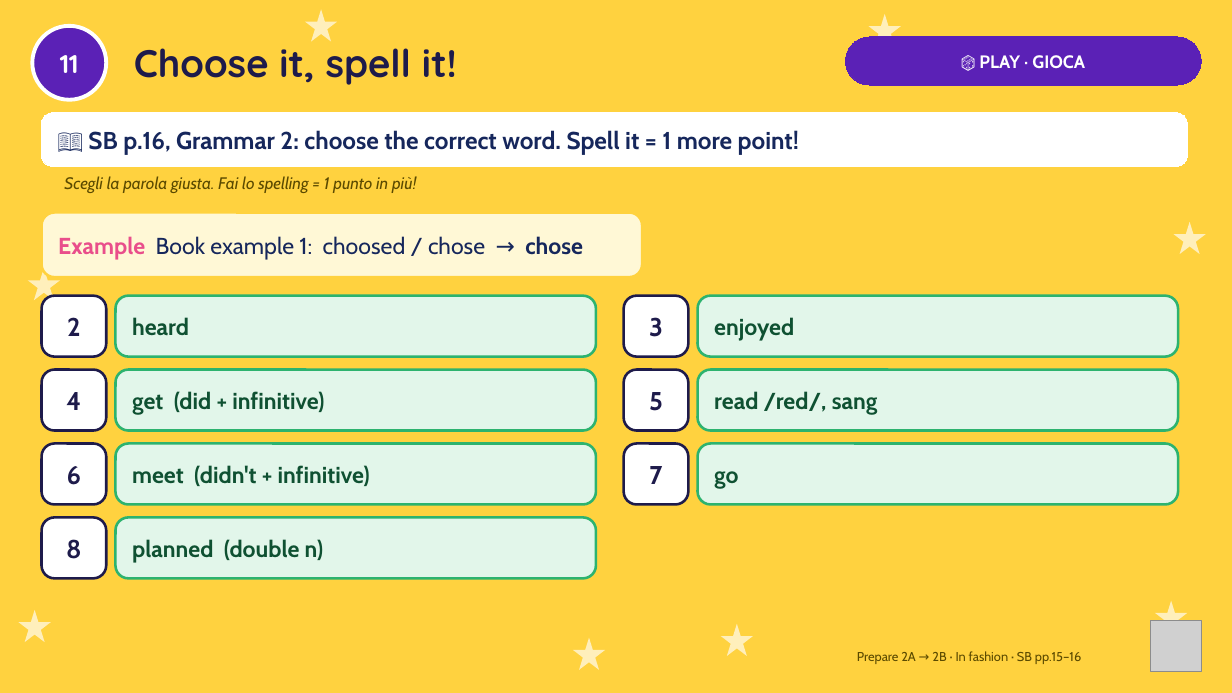
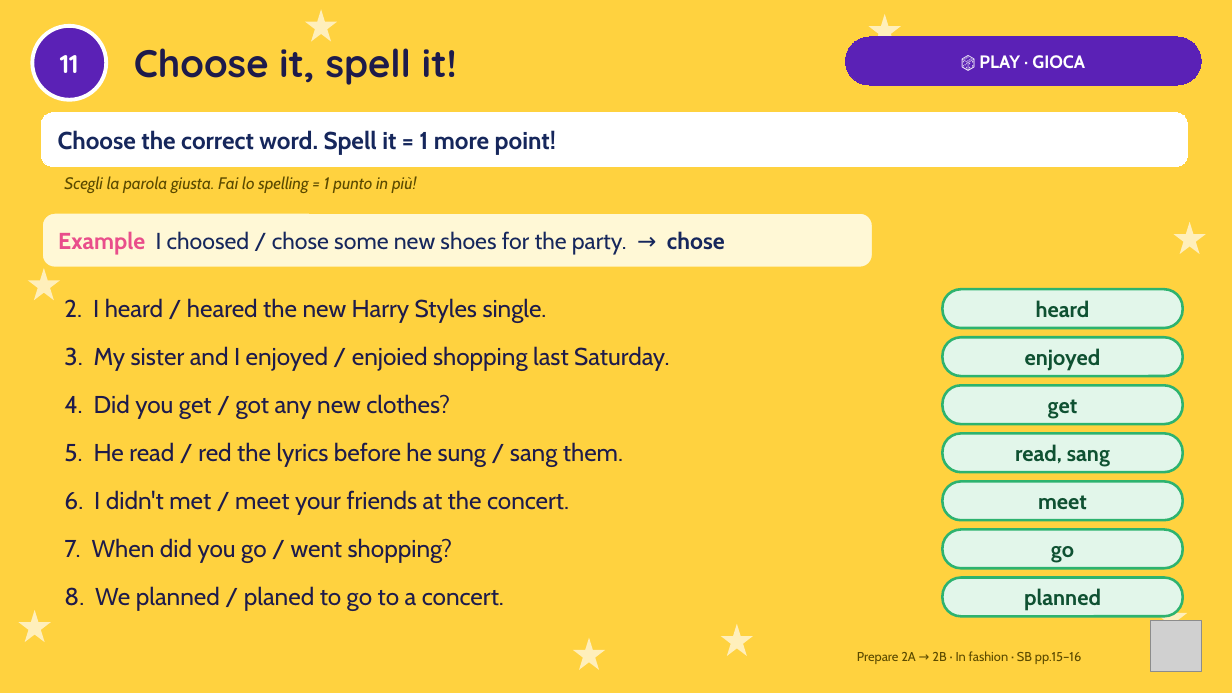
Before and after one commit to londonlanguageschool/Bagheria-, a slide deck: slide 11 of materials/PREP/PREP_2A-2B_In_fashion_then_and_now.pptx. Drawn at 1232x693 pixels with LibreOffice and Linux fonts; fonts in the diff are those of the drawing; grey boxes stand for pictures. Boxes give left, top, right and bottom in pixels: in the first picture for what was removed or moved away, otherwise in the second. Text is boxed around its words. In the diff, an @@ line names an element or a change of style, - is before the commit and + after.

```diff
--- a/materials/PREP/PREP_2A-2B_In_fashion_then_and_now.pptx
+++ b/materials/PREP/PREP_2A-2B_In_fashion_then_and_now.pptx
@@ text in rounded rectangle at [58, 130, 556, 155]: text changed @@
-📖 SB p.16, Grammar 2: choose the correct word. Spell it = 1 more point!
+Choose the correct word. Spell it = 1 more point!
@@ rounded rectangle "Example I choosed / chose ...": place and size @@
-rounded rectangle "Example I choosed / chose ..." at [42, 213, 642, 277]
+rounded rectangle "Example I choosed / chose ..." at [42, 213, 873, 268]
@@ text in rounded rectangle at [58, 231, 725, 255]: text changed @@
-Example Book example 1: choosed / chose → chose
+Example I choosed / chose some new shoes for the party. → chose
@@ rounded rectangle removed at [42, 296, 106, 357] @@
-2
@@ text added at [64, 298, 547, 323], 19 pt, text #1E1B4B @@
+2. I heard / heared the new Harry Styles single.
@@ rounded rectangle removed at [624, 296, 689, 357] @@
-3
@@ size 18 to 17 pt; alignment left to centre; proportions changed in 3 elements at [943, 337, 1183, 376], [943, 530, 1183, 568], [943, 289, 1183, 328] @@
@@ rounded rectangle "heard": place and size @@
-rounded rectangle "heard" at [116, 296, 596, 357]
+rounded rectangle "heard" at [943, 289, 1183, 328]
@@ text added at [64, 346, 669, 371], 19 pt, text #1E1B4B @@
+3. My sister and I enjoyed / enjoied shopping last Saturday.
@@ rounded rectangle "enjoyed": place and size @@
-rounded rectangle "enjoyed" at [698, 296, 1178, 357]
+rounded rectangle "enjoyed" at [943, 337, 1183, 376]
@@ rounded rectangle removed at [42, 370, 106, 431] @@
-4
@@ rounded rectangle removed at [624, 370, 689, 431] @@
-5
@@ rounded rectangle "get": place and size @@
-rounded rectangle "get" at [116, 370, 596, 431]
+rounded rectangle "get" at [943, 385, 1183, 424]
@@ text added at [64, 394, 450, 419], 19 pt, text #1E1B4B @@
+4. Did you get / got any new clothes?
@@ text in rounded rectangle at [1048, 399, 1078, 419]: text changed; size 18 to 17 pt @@
-get (did + infinitive)
+get
@@ rounded rectangle removed at [42, 444, 106, 505] @@
-6
@@ text added at [64, 442, 623, 467], 19 pt, text #1E1B4B @@
+5. He read / red the lyrics before he sung / sang them.
@@ rounded rectangle removed at [624, 444, 689, 505] @@
-7
@@ rounded rectangle "read, sang": place and size @@
-rounded rectangle "read, sang" at [698, 370, 1178, 431]
+rounded rectangle "read, sang" at [943, 433, 1183, 472]
@@ text in rounded rectangle at [1015, 444, 1110, 467]: text changed; size 18 to 17 pt @@
-read /red/, sang
+read, sang
@@ text added at [64, 490, 569, 515], 19 pt, text #1E1B4B @@
+6. I didn't met / meet your friends at the concert.
@@ proportions changed in 5 elements at [943, 433, 1183, 472], [42, 213, 873, 268], [943, 385, 1183, 424], [943, 578, 1183, 616], [943, 482, 1183, 520] @@
@@ rounded rectangle "meet": place and size @@
-rounded rectangle "meet" at [116, 444, 596, 505]
+rounded rectangle "meet" at [943, 482, 1183, 520]
@@ text in rounded rectangle at [1038, 495, 1087, 510]: text changed; size 18 to 17 pt @@
-meet (didn't + infinitive)
+meet
@@ rounded rectangle removed at [42, 518, 106, 579] @@
-8
@@ text added at [64, 538, 452, 563], 19 pt, text #1E1B4B @@
+7. When did you go / went shopping?
@@ rounded rectangle "go": place and size @@
-rounded rectangle "go" at [698, 444, 1178, 505]
+rounded rectangle "go" at [943, 530, 1183, 568]
@@ text added at [64, 586, 504, 611], 19 pt, text #1E1B4B @@
+8. We planned / planed to go to a concert.
@@ rounded rectangle "planned": place and size @@
-rounded rectangle "planned" at [116, 518, 596, 579]
+rounded rectangle "planned" at [943, 578, 1183, 616]
@@ text in rounded rectangle at [1024, 588, 1101, 611]: text changed; size 18 to 17 pt @@
-planned (double n)
+planned
```
Also in this commit, not shown: 1 other slide changed.
